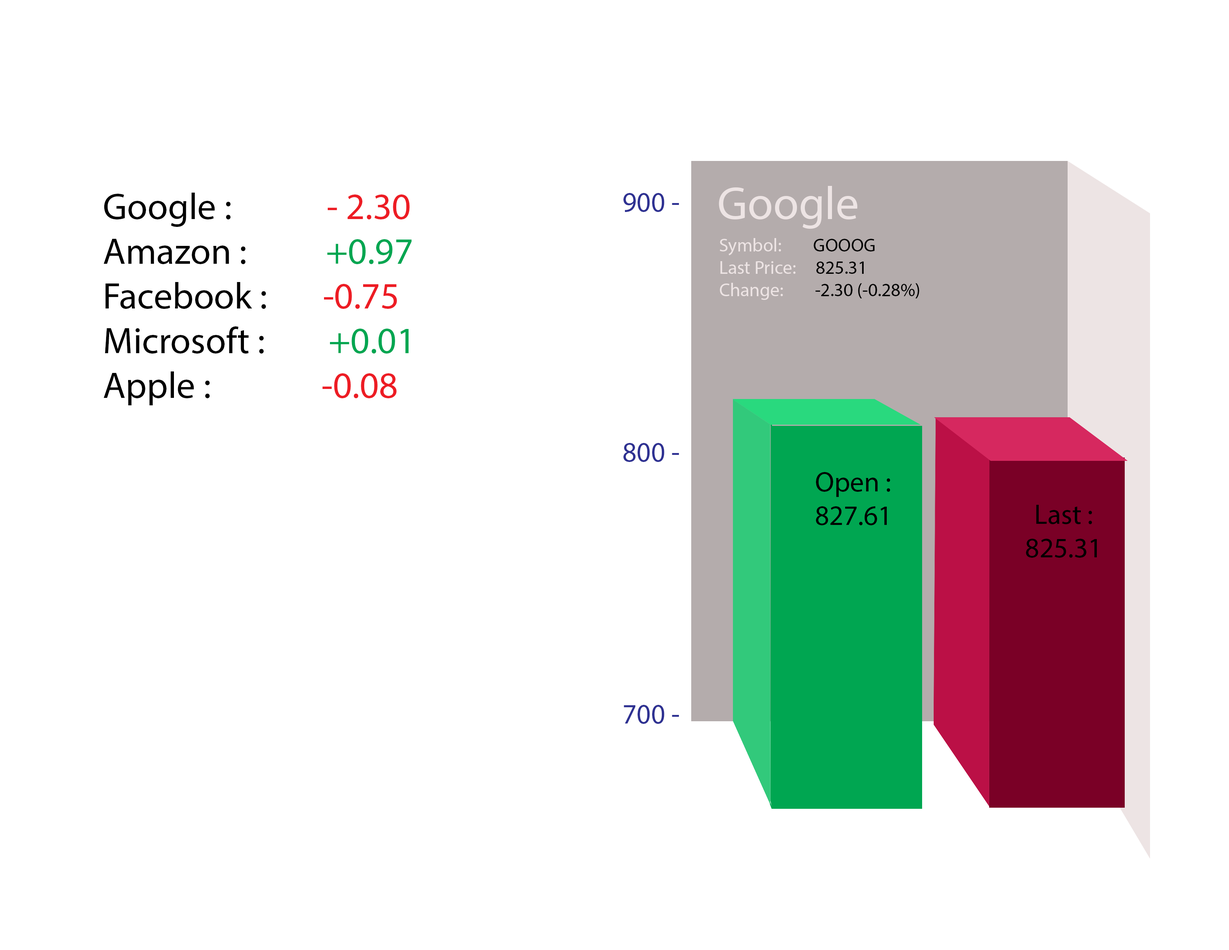
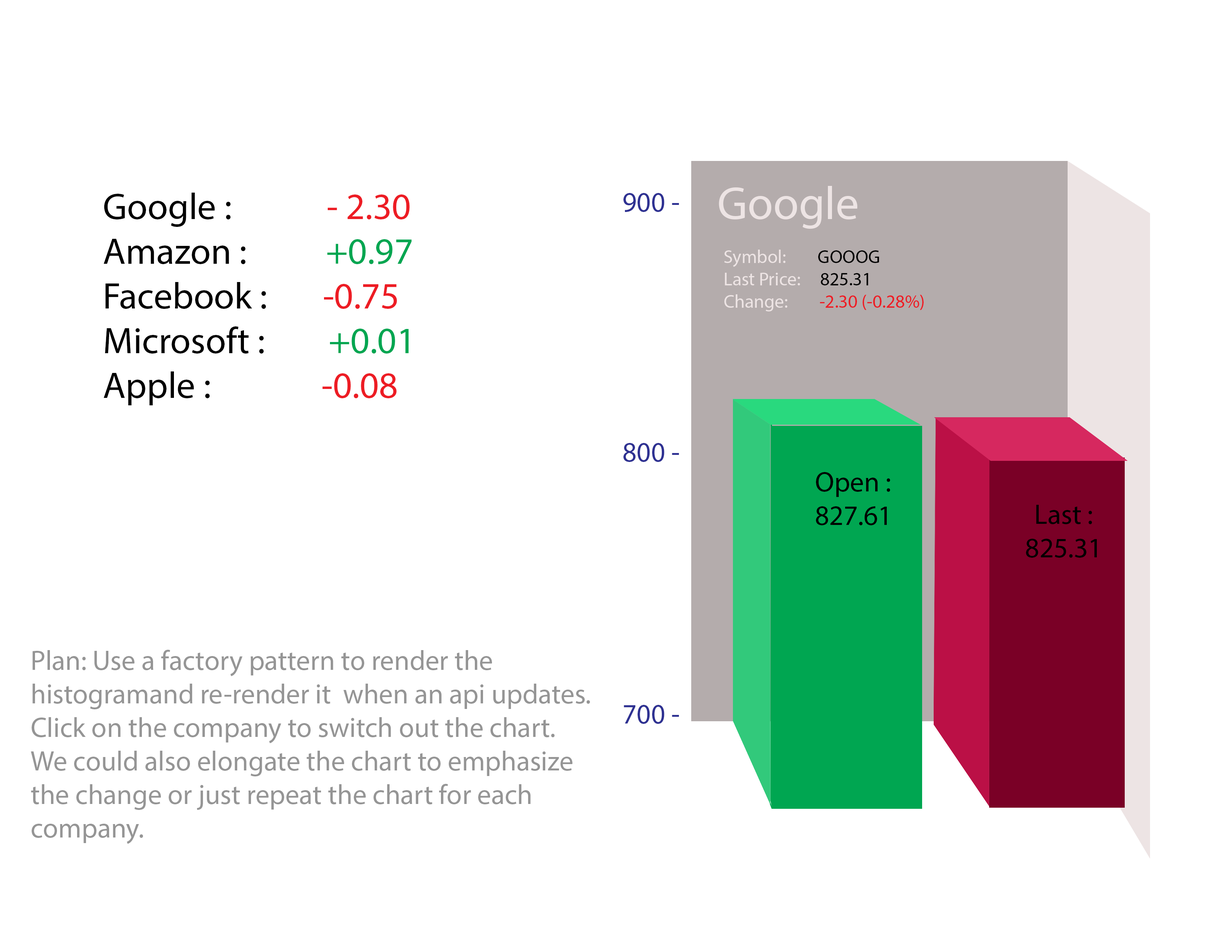
Layers edited between the first and the second 1229 × 950 image:
added layer "Plan: Use a factory pattern to render the histogramand re-ren" above "700 -" over [30, 649, 591, 844]
painted on "Symbol: GOOOG Last Price: 825.31 Change: -2.3" over [719, 238, 924, 312]
